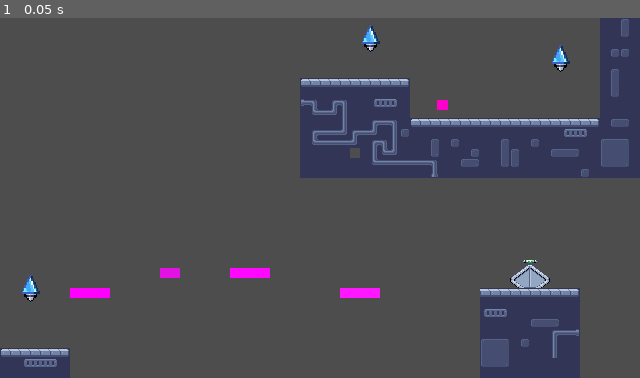
Above: before the commit, frame 1.
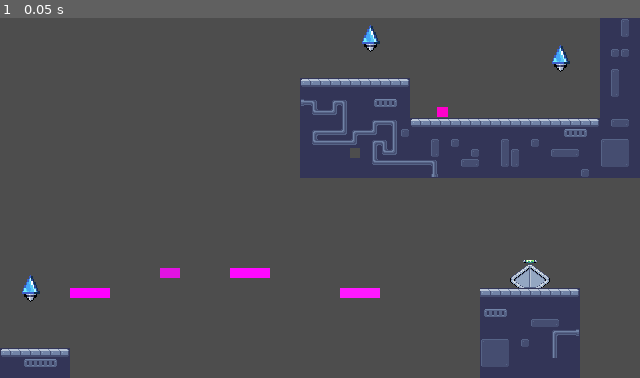
Above: after the commit, the same moment.

Repository: gdp-ufrj/Nut-Bolt
Game: Godot game, scene res://Cenas/Niveis/tutorial_3.tscn
Two runs of this game, one before a commit and one after it. Both use one fixed random seed, a clock stepped at 60 frames per second and the inputs below. This scene is started directly instead of the project's main scene.
Inputs:
- Up to frame 1 (0.05 s): no input

The runs differ from the first frame. In frame 1, less than 0.1% of the frame differs, in the area x 68-70%, y 22-28%.

Commit message:
Plataformas funcionais no tutorial 3

Diff:
--- a/plataform-2d-godot/Cenas/Entes/Roteador.tscn
+++ b/plataform-2d-godot/Cenas/Entes/Roteador.tscn
@@ -8,7 +8,7 @@
 [sub_resource type="RectangleShape2D" id="RectangleShape2D_hf4jo"]
 size = Vector2(19, 28)
 
-[node name="Roteador" type="StaticBody2D"]
+[node name="Roteador" type="Area2D"]
 collision_layer = 3
 collision_mask = 3
 
--- a/plataform-2d-godot/Cenas/Entes/player_1.tscn
+++ b/plataform-2d-godot/Cenas/Entes/player_1.tscn
@@ -12,6 +12,7 @@
 
 [node name="player_1" type="CharacterBody2D"]
 script = ExtResource("1_66jdp")
+metadata/_edit_lock_ = true
 
 [node name="Icon" type="Sprite2D" parent="."]
 texture_filter = 1
--- a/plataform-2d-godot/Cenas/Niveis/tutorial_2.tscn
+++ b/plataform-2d-godot/Cenas/Niveis/tutorial_2.tscn
@@ -154,6 +154,7 @@
 
 [node name="Botao" parent="." instance=ExtResource("4_8ipts")]
 position = Vector2(0, 25)
+script = null
 
 [node name="Chão" type="Node2D" parent="."]
 
--- a/plataform-2d-godot/Cenas/Niveis/tutorial_3.tscn
+++ b/plataform-2d-godot/Cenas/Niveis/tutorial_3.tscn
@@ -57,7 +57,7 @@
 size = Vector2(70, 30)
 
 [sub_resource type="RectangleShape2D" id="RectangleShape2D_1tugt"]
-size = Vector2(40, 100)
+size = Vector2(40, 160)
 
 [sub_resource type="WorldBoundaryShape2D" id="WorldBoundaryShape2D_h5va6"]
 normal = Vector2(1, 0)
@@ -66,54 +66,20 @@
 [sub_resource type="WorldBoundaryShape2D" id="WorldBoundaryShape2D_tsd38"]
 normal = Vector2(-1, 0)
 
+[sub_resource type="RectangleShape2D" id="RectangleShape2D_tsd38"]
+size = Vector2(40, 10)
+
 [sub_resource type="RectangleShape2D" id="RectangleShape2D_v5wfe"]
 size = Vector2(40, 10)
 
-[sub_resource type="Animation" id="Animation_tu5f7"]
-length = 0.001
-tracks/0/type = "value"
-tracks/0/imported = false
-tracks/0/enabled = true
-tracks/0/path = NodePath(".:position")
-tracks/0/interp = 1
-tracks/0/loop_wrap = true
-tracks/0/keys = {
-"times": PackedFloat32Array(0),
-"transitions": PackedFloat32Array(1),
-"update": 0,
-"values": [Vector2(0, 0)]
-}
-
-[sub_resource type="Animation" id="Animation_tsd38"]
-resource_name = "move"
-length = 3.5
-tracks/0/type = "value"
-tracks/0/imported = false
-tracks/0/enabled = true
-tracks/0/path = NodePath(".:position")
-tracks/0/interp = 1
-tracks/0/loop_wrap = true
-tracks/0/keys = {
-"times": PackedFloat32Array(0.0333334, 0.2165, 1.36667, 2.13333, 2.93333, 3.46667),
-"transitions": PackedFloat32Array(1, 1, 1, 1.1487, 1, 1),
-"update": 0,
-"values": [Vector2(0, 0), Vector2(0, 20), Vector2(0, 30), Vector2(0, 20), Vector2(0, 0), Vector2(0, 30)]
-}
-
-[sub_resource type="AnimationLibrary" id="AnimationLibrary_qhx57"]
-_data = {
-&"RESET": SubResource("Animation_tu5f7"),
-&"move": SubResource("Animation_tsd38")
-}
+[sub_resource type="RectangleShape2D" id="RectangleShape2D_drhsi"]
+size = Vector2(40, 10)
+
+[sub_resource type="RectangleShape2D" id="RectangleShape2D_tnrhd"]
+size = Vector2(40, 10)
 
 [sub_resource type="RectangleShape2D" id="RectangleShape2D_8urag"]
 size = Vector2(20, 10)
-
-[sub_resource type="RectangleShape2D" id="RectangleShape2D_drhsi"]
-size = Vector2(40, 10)
-
-[sub_resource type="RectangleShape2D" id="RectangleShape2D_tnrhd"]
-size = Vector2(40, 10)
 
 [node name="Tutorial 3" type="Node2D"]
 script = ExtResource("1_21xvy")
@@ -161,7 +127,7 @@
 collision_mask = 3
 
 [node name="CollisionShape2D" type="CollisionShape2D" parent="Chão/Chao/Parede de cima"]
-position = Vector2(-5, -14)
+position = Vector2(-5, 16)
 shape = SubResource("RectangleShape2D_1tugt")
 
 [node name="Limites" type="Node2D" parent="."]
@@ -185,20 +151,44 @@
 position = Vector2(582, 244)
 shape = SubResource("WorldBoundaryShape2D_tsd38")
 
-[node name="Plataformas" type="Node2D" parent="."]
-
-[node name="plat_1" type="AnimatableBody2D" parent="Plataformas"]
-collision_layer = 3
-collision_mask = 3
-metadata/_edit_lock_ = true
-metadata/_edit_group_ = true
-
-[node name="CollisionShape2D" type="CollisionShape2D" parent="Plataformas/plat_1"]
+[node name="plataforma_ativavel" type="StaticBody2D" parent="."]
+collision_layer = 3
+collision_mask = 3
+
+[node name="CollisionShape2D" type="CollisionShape2D" parent="plataforma_ativavel"]
+light_mask = 3
+visibility_layer = 3
+position = Vector2(120, 325)
+shape = SubResource("RectangleShape2D_tsd38")
+
+[node name="ColorRect" type="ColorRect" parent="plataforma_ativavel/CollisionShape2D"]
+anchors_preset = 8
+anchor_left = 0.5
+anchor_top = 0.5
+anchor_right = 0.5
+anchor_bottom = 0.5
+offset_left = -20.0
+offset_top = -5.0
+offset_right = 20.0
+offset_bottom = 5.0
+grow_horizontal = 2
+grow_vertical = 2
+color = Color(1, 0.0196078, 1, 1)
+
+[node name="Plataformas Estaticas" type="Node2D" parent="."]
+
+[node name="estatica_1" type="StaticBody2D" parent="Plataformas Estaticas"]
+collision_layer = 3
+collision_mask = 3
+metadata/_edit_lock_ = true
+metadata/_edit_group_ = true
+
+[node name="CollisionShape2D" type="CollisionShape2D" parent="Plataformas Estaticas/estatica_1"]
 position = Vector2(90, 275)
 shape = SubResource("RectangleShape2D_v5wfe")
-debug_color = Color(0.963557, 8.66354e-07, 0.498009, 0.42)
-
-[node name="ColorRect" type="ColorRect" parent="Plataformas/plat_1/CollisionShape2D"]
+debug_color = Color(0, 0.59255, 0.740987, 0.42)
+
+[node name="ColorRect" type="ColorRect" parent="Plataformas Estaticas/estatica_1/CollisionShape2D"]
 custom_minimum_size = Vector2(40, 10)
 anchors_preset = 15
 anchor_right = 1.0
@@ -207,23 +197,67 @@
 grow_vertical = 2
 color = Color(1, 0, 1, 1)
 
-[node name="AnimationPlayer" type="AnimationPlayer" parent="Plataformas/plat_1"]
-libraries = {
-&"": SubResource("AnimationLibrary_qhx57")
-}
-
-[node name="plat_2" type="AnimatableBody2D" parent="Plataformas"]
-collision_layer = 3
-collision_mask = 3
-metadata/_edit_lock_ = true
-metadata/_edit_group_ = true
-
-[node name="CollisionShape2D" type="CollisionShape2D" parent="Plataformas/plat_2"]
+[node name="estatica_2" type="StaticBody2D" parent="Plataformas Estaticas"]
+collision_layer = 3
+collision_mask = 3
+metadata/_edit_lock_ = true
+metadata/_edit_group_ = true
+
+[node name="CollisionShape2D" type="CollisionShape2D" parent="Plataformas Estaticas/estatica_2"]
+position = Vector2(250, 255)
+shape = SubResource("RectangleShape2D_drhsi")
+debug_color = Color(0.596751, 0.544938, 3.85046e-07, 0.42)
+
+[node name="ColorRect" type="ColorRect" parent="Plataformas Estaticas/estatica_2/CollisionShape2D"]
+anchors_preset = 8
+anchor_left = 0.5
+anchor_top = 0.5
+anchor_right = 0.5
+anchor_bottom = 0.5
+offset_left = -20.0
+offset_top = -5.0
+offset_right = 20.0
+offset_bottom = 5.0
+grow_horizontal = 2
+grow_vertical = 2
+color = Color(1, 0.0313726, 1, 1)
+
+[node name="estatica_3" type="StaticBody2D" parent="Plataformas Estaticas"]
+collision_layer = 3
+collision_mask = 3
+metadata/_edit_group_ = true
+
+[node name="CollisionShape2D" type="CollisionShape2D" parent="Plataformas Estaticas/estatica_3"]
+position = Vector2(360, 275)
+shape = SubResource("RectangleShape2D_tnrhd")
+debug_color = Color(0.67091, 0.508827, 0, 0.42)
+
+[node name="ColorRect" type="ColorRect" parent="Plataformas Estaticas/estatica_3/CollisionShape2D"]
+anchors_preset = 8
+anchor_left = 0.5
+anchor_top = 0.5
+anchor_right = 0.5
+anchor_bottom = 0.5
+offset_left = -20.0
+offset_top = -5.0
+offset_right = 20.0
+offset_bottom = 5.0
+grow_horizontal = 2
+grow_vertical = 2
+color = Color(1, 0.0941176, 1, 1)
+
+[node name="estatica_4" type="StaticBody2D" parent="Plataformas Estaticas"]
+collision_layer = 3
+collision_mask = 3
+metadata/_edit_lock_ = true
+metadata/_edit_group_ = true
+
+[node name="CollisionShape2D" type="CollisionShape2D" parent="Plataformas Estaticas/estatica_4"]
 position = Vector2(170, 255)
 shape = SubResource("RectangleShape2D_8urag")
-debug_color = Color(0.964466, 5.77569e-07, 0.492589, 0.42)
-
-[node name="ColorRect" type="ColorRect" parent="Plataformas/plat_2/CollisionShape2D"]
+debug_color = Color(0.641954, 0.522554, 0.0962435, 0.42)
+
+[node name="ColorRect" type="ColorRect" parent="Plataformas Estaticas/estatica_4/CollisionShape2D"]
 anchors_preset = 8
 anchor_left = 0.5
 anchor_top = 0.5
@@ -236,56 +270,6 @@
 grow_horizontal = 2
 grow_vertical = 2
 color = Color(0.886275, 0.0745098, 0.886275, 1)
-
-[node name="plat_3" type="AnimatableBody2D" parent="Plataformas"]
-collision_layer = 3
-collision_mask = 3
-metadata/_edit_lock_ = true
-metadata/_edit_group_ = true
-
-[node name="CollisionShape2D" type="CollisionShape2D" parent="Plataformas/plat_3"]
-position = Vector2(250, 255)
-shape = SubResource("RectangleShape2D_drhsi")
-debug_color = Color(0.962632, 1.92523e-07, 0.503447, 0.42)
-
-[node name="ColorRect" type="ColorRect" parent="Plataformas/plat_3/CollisionShape2D"]
-anchors_preset = 8
-anchor_left = 0.5
-anchor_top = 0.5
-anchor_right = 0.5
-anchor_bottom = 0.5
-offset_left = -20.0
-offset_top = -5.0
-offset_right = 20.0
-offset_bottom = 5.0
-grow_horizontal = 2
-grow_vertical = 2
-color = Color(1, 0.0313726, 1, 1)
-
-[node name="plat_4" type="AnimatableBody2D" parent="Plataformas"]
-collision_layer = 3
-collision_mask = 3
-metadata/_edit_lock_ = true
-metadata/_edit_group_ = true
-
-[node name="CollisionShape2D" type="CollisionShape2D" parent="Plataformas/plat_4"]
-position = Vector2(360, 275)
-shape = SubResource("RectangleShape2D_tnrhd")
-debug_color = Color(0.965887, 0, 0.483941, 0.42)
-
-[node name="ColorRect" type="ColorRect" parent="Plataformas/plat_4/CollisionShape2D"]
-anchors_preset = 8
-anchor_left = 0.5
-anchor_top = 0.5
-anchor_right = 0.5
-anchor_bottom = 0.5
-offset_left = -20.0
-offset_top = -5.0
-offset_right = 20.0
-offset_bottom = 5.0
-grow_horizontal = 2
-grow_vertical = 2
-color = Color(1, 0.0941176, 1, 1)
 
 [node name="Porta" parent="." instance=ExtResource("3_h5va6")]
 position = Vector2(530, 255)
@@ -306,8 +290,7 @@
 position = Vector2(40, 320)
 
 [node name="Botao" parent="." instance=ExtResource("5_tsd38")]
-position = Vector2(-1, 35)
-metadata/_edit_lock_ = true
+position = Vector2(-1, 42)
 
 [connection signal="body_entered" from="Botao" to="." method="_on_botao_body_entered"]
 [connection signal="body_exited" from="Botao" to="." method="_on_botao_body_exited"]
--- /dev/null
+++ b/plataform-2d-godot/Scripts/Entes/botao.gd
@@ -0,0 +1 @@
+extends Area2D
--- a/plataform-2d-godot/Scripts/Entes/player_1.gd
+++ b/plataform-2d-godot/Scripts/Entes/player_1.gd
@@ -5,7 +5,7 @@
 @onready var timer = $Timer_conexao
 
 var estado_original: Array = [SPEED, JUMP_VELOCITY]
-var conectores: Array = [true, false] #são eles o outro player e o roteador
+var conectores: Array = [false, false] #são eles o outro player e o roteador
 var gravity = ProjectSettings.get_setting("physics/2d/default_gravity")
 
 #region Physics process
@@ -43,12 +43,15 @@
 	desconectar()
 
 func _on_zona_conexao_1_area_entered(area: Area2D) -> void:
+		var eh_conector: bool = false
 		if area.name == "zona_conexao_2":
 			conectores[0] = true
+			eh_conector = true
 		if area.name == "zona_conexao_rot":
 			conectores[1] = true
+			eh_conector = true
 		# Se o jogador estiver dentro de alguma zona_conexao, conecta
-		if conectores[0] or conectores[1]:
+		if (conectores[0] or conectores[1]) and eh_conector:
 			conectar()
 
 func _on_zona_conexao_1_area_exited(area: Area2D) -> void:
@@ -56,6 +59,7 @@
 		conectores[0] = false
 	if area.name == "zona_conexao_rot":
 		conectores[1] = false
+
 	# Se o jogador estiver fora de todas as zonas_conexao, começa o timer
 	if conectores[0] or conectores[1]:
 		pass
--- a/plataform-2d-godot/Scripts/Entes/player_2.gd
+++ b/plataform-2d-godot/Scripts/Entes/player_2.gd
@@ -4,7 +4,7 @@
 @onready var timer = $Timer_conexao
 
 var estado_original = SPEED
-var conectores: Array = [true, false] #conectores[0] = outro player e [1] é o roteador
+var conectores: Array = [false, false] #conectores[0] = outro player e [1] é o roteador
 var colidiu_com_limites = false
 var pode_grudar = true
 var gravity = ProjectSettings.get_setting("physics/2d/default_gravity")
@@ -101,13 +101,16 @@
 	desconectar()
 
 func _on_zona_conexao_2_area_entered(area: Area2D) -> void:
-		if area.name == "zona_conexao_1":
-			conectores[0] = true
-		if area.name == "zona_conexao_rot":
-			conectores[1] = true
+	var eh_conector: bool = false
+	if area.name == "zona_conexao_1":
+		conectores[0] = true
+		eh_conector = true
+	if area.name == "zona_conexao_rot":
+		conectores[1] = true
+		eh_conector = true
 
-		if conectores[0] or conectores[1]:
-			conectar()
+	if (conectores[0] or conectores[1]) and eh_conector:
+		conectar()
 
 func _on_zona_conexao_2_area_exited(area: Area2D) -> void:
 	if area.name == "zona_conexao_1":
--- a/plataform-2d-godot/Scripts/Entes/roteador.gd
+++ /dev/null
@@ -1,3 +0,0 @@
-extends StaticBody2D
-
-@onready var zona_conexao = $zona_conexao
--- a/plataform-2d-godot/Scripts/Niveis/tutorial_3.gd
+++ b/plataform-2d-godot/Scripts/Niveis/tutorial_3.gd
@@ -1,18 +1,43 @@
 extends Node2D
 
-@onready var plat_1 = $Plataformas/plat_1
-@onready var plat_2 = $Plataformas/plat_2
-@onready var plat_3 = $Plataformas/plat_3
-@onready var plat_4 = $Plataformas/plat_4
+var pode_interagir: bool = false
+@onready var ativavel = $plataforma_ativavel/CollisionShape2D
+@onready var estatica_1 = $"Plataformas Estaticas/estatica_1/CollisionShape2D"
+@onready var estatica_2 = $"Plataformas Estaticas/estatica_2/CollisionShape2D"
+@onready var estatica_3 = $"Plataformas Estaticas/estatica_3/CollisionShape2D"
+@onready var estatica_4 = $"Plataformas Estaticas/estatica_4/CollisionShape2D"
+@onready var plataformas_estaticas: Array = [self.estatica_1,self.estatica_2, self.estatica_3, self.estatica_4]
 
-func _process(delta: float) -> void:
-	pass
 
+func _ready() -> void:
+	estado_inicial_plataformas()
+
+func _process(_delta: float) -> void:
+	if pode_interagir and Input.is_action_just_pressed("interagir"):
+		inverte_estado()
+
+
+func estado_inicial_plataformas()->void:
+	ativavel.disabled = true
+	ativavel.visible = false
+	for estatica in plataformas_estaticas:
+		estatica.disabled = false
+		estatica.visible = true
+
+func inverte_estado()->void:
+	ativavel.disabled = not ativavel.disabled
+	ativavel.visible = not ativavel.visible
+	for e in plataformas_estaticas:
+		e.disabled = not e.disabled
+		e.visible = not e.visible
 
 
 func _on_botao_body_entered(body: Node2D) -> void:
-	pass # Replace with function body.
-
+	if body.name == "player_2":
+		$Botao/Label.visible = true
+		pode_interagir = true
 
 func _on_botao_body_exited(body: Node2D) -> void:
-	pass # Replace with function body.
+	if body.name == "player_2":
+		$Botao/Label.visible = false
+		pode_interagir = false
Not shown: 1 places in plataform-2d-godot/Cenas/Niveis/tutorial_3.tscn that only renumber resources
Not shown, added: plataform-2d-godot/Scripts/Entes/botao.gd.uid
Not shown, removed: plataform-2d-godot/Scripts/Entes/roteador.gd.uid
